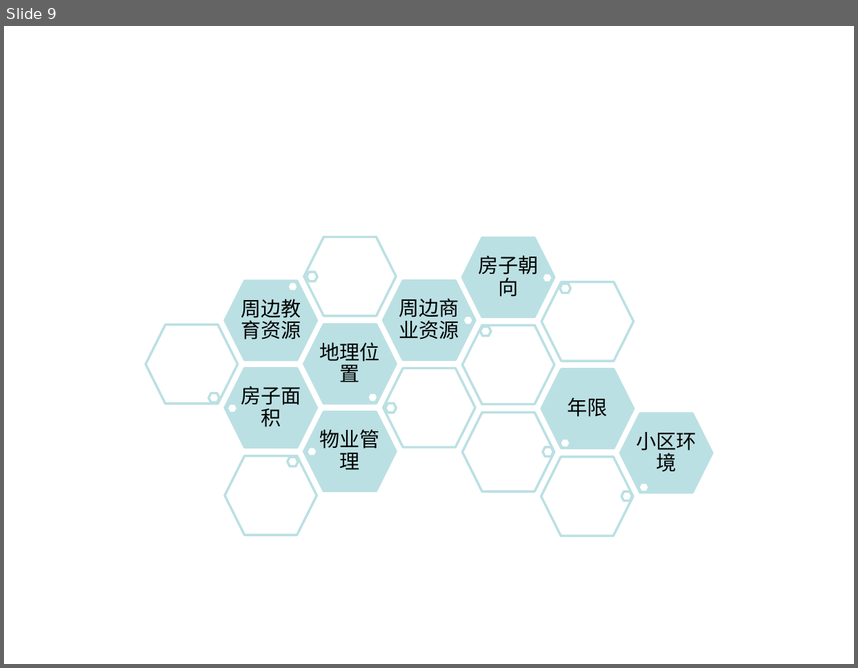
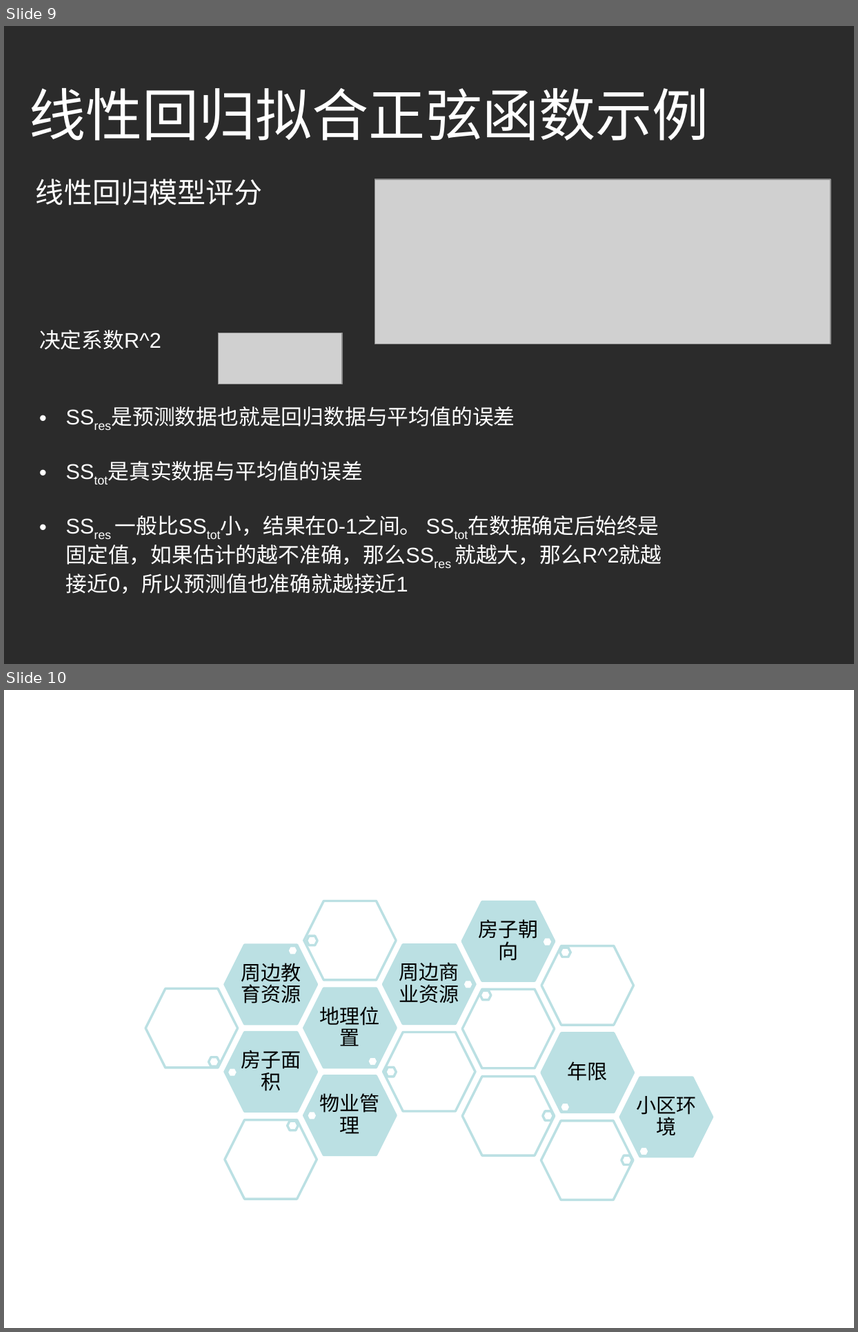
Before and after one commit to ouriris/ml-course, a slide deck: chapter.2/ppt/Liner regression.pptx. Shown one above the other, each under a label of ours: slide 9 before the commit, slides 9 and 10 after it. The pictures are 858x668 and 858x1332 pixels, drawn with LibreOffice and Linux fonts; fonts in the diff are those of the drawing; grey boxes stand for pictures; background and template pictures are left out; a plain dark background stands for a picture behind light text. Boxes give left, top, right and bottom in pixels: in the first picture for what was removed or moved away, otherwise in the second. Text is boxed around its words. In the diff, an @@ line names an element or a change of style, - is before the commit and + after.

```diff
--- a/chapter.2/ppt/Liner regression.pptx
+++ b/chapter.2/ppt/Liner regression.pptx
@@ slide 9 added at bbox=[4, 26, 854, 664], background picture (left out) @@
@@ text added at bbox=[29, 88, 708, 141], 48 pt, text #FFFFFF @@
+线性回归拟合正弦函数示例
@@ text added at bbox=[36, 178, 263, 205], 24 pt, text #FFFFFF @@
+线性回归模型评分
@@ picture added at bbox=[375, 179, 831, 344] @@
@@ text added at bbox=[39, 330, 662, 593], 18 pt, text #FFFFFF @@
+决定系数R^2
+• SSres是预测数据也就是回归数据与平均值的误差
+• SStot是真实数据与平均值的误差
+• SSres 一般比SStot小，结果在0-1之间。 SStot在数据确定后始终是固定值，如果估计的越不准确，那么SSres 就越大，那么R^2就越接近0，所以预测值也准确就越接近1
@@ picture added at bbox=[218, 333, 342, 384] @@
@@ what was slide 9 is now slide 10 @@
```
Also in this commit, not shown: 3 slides changed.
